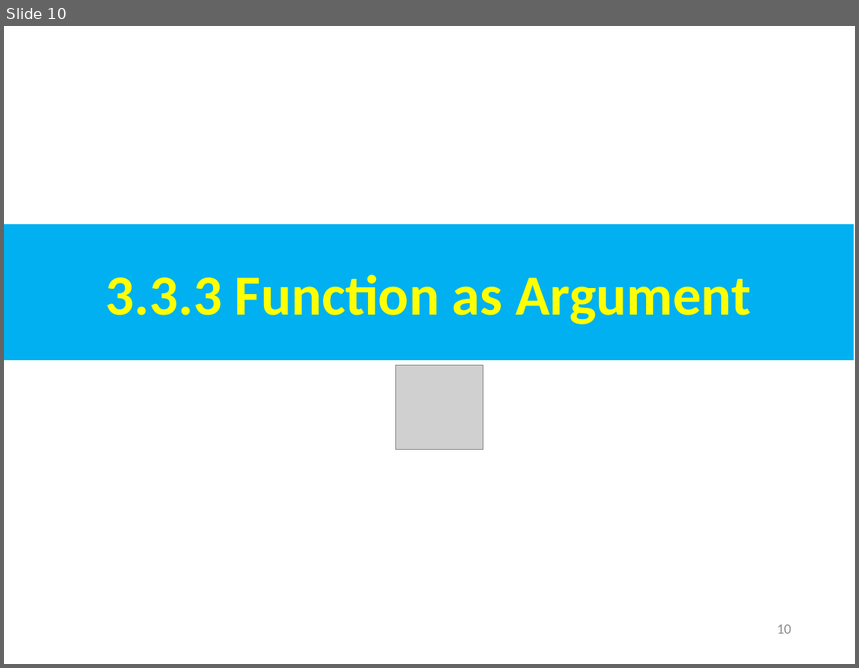
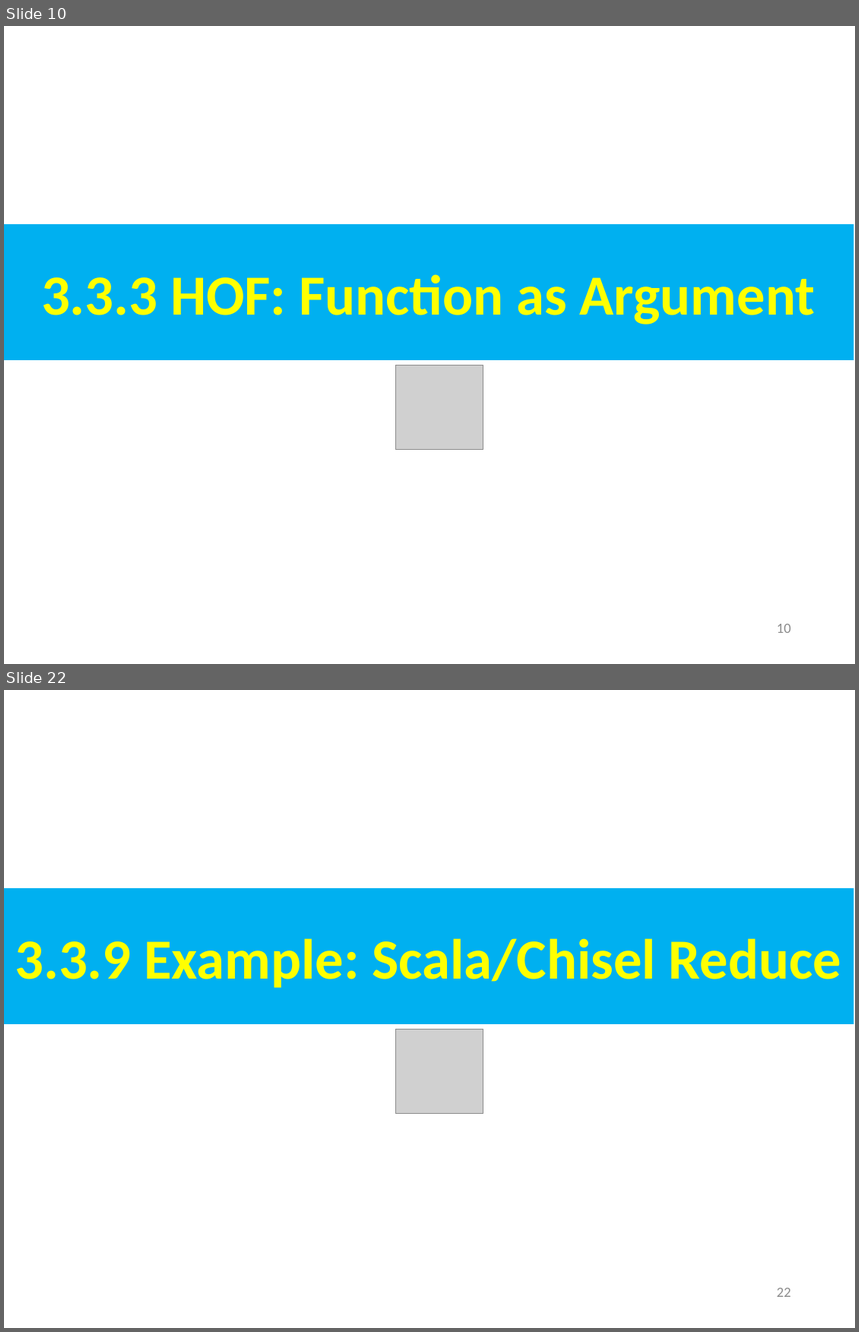
Before and after one commit to peterhchen/AIU_CS800_Chisel, a slide deck: 300_UCB_BC/003.3_HighOrderFunc/000_Video/003.3_HighOrderFunc.ppt. Shown one above the other, each under a label of ours: slide 10 before the commit, slides 10 and 22 after it; the slides between them are not shown. The pictures are 859x668 and 859x1332 pixels, drawn with LibreOffice and Linux fonts; fonts in the diff are those of the drawing; grey boxes stand for pictures. Boxes give left, top, right and bottom in pixels: in the first picture for what was removed or moved away, otherwise in the second. Text is boxed around its words. In the diff, an @@ line names an element or a change of style, - is before the commit and + after.

```diff
--- a/300_UCB_BC/003.3_HighOrderFunc/000_Video/003.3_HighOrderFunc.ppt
+++ b/300_UCB_BC/003.3_HighOrderFunc/000_Video/003.3_HighOrderFunc.ppt
@@ slide 22 added at box(4, 690, 855, 1328), background #FFFFFF @@
@@ rectangle added at box(4, 888, 854, 1024), fill #00B0F0, 48 pt, text #FFFF00, bold @@
+3.3.9 Example: Scala/Chisel Reduce
@@ picture added at box(396, 1030, 484, 1114) @@
@@ page number added at box(777, 1288, 791, 1297), 12 pt, text #8B8B8B @@
+22
@@ slide 10 changed as well @@
@@ text in rectangle at box(41, 275, 816, 325): text changed @@
-3.3.3 Function as Argument
+3.3.3 HOF: Function as Argument
```
Also in this commit, not shown: 5 other slides changed, 21 other slides added.
